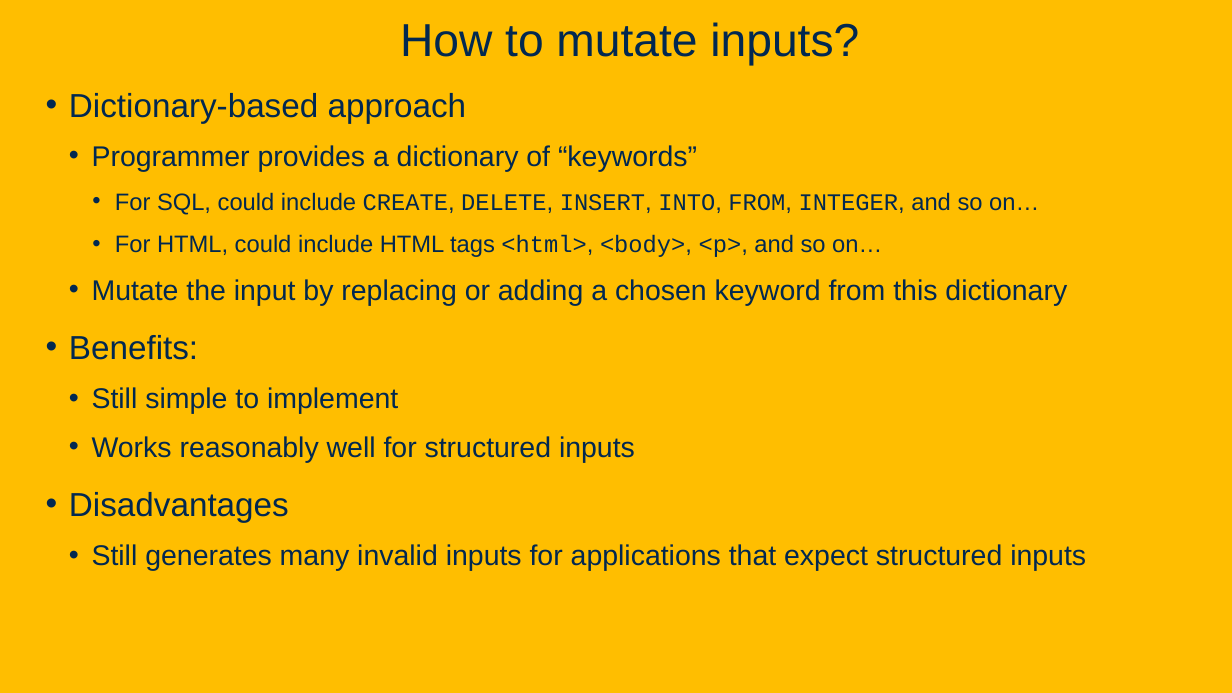
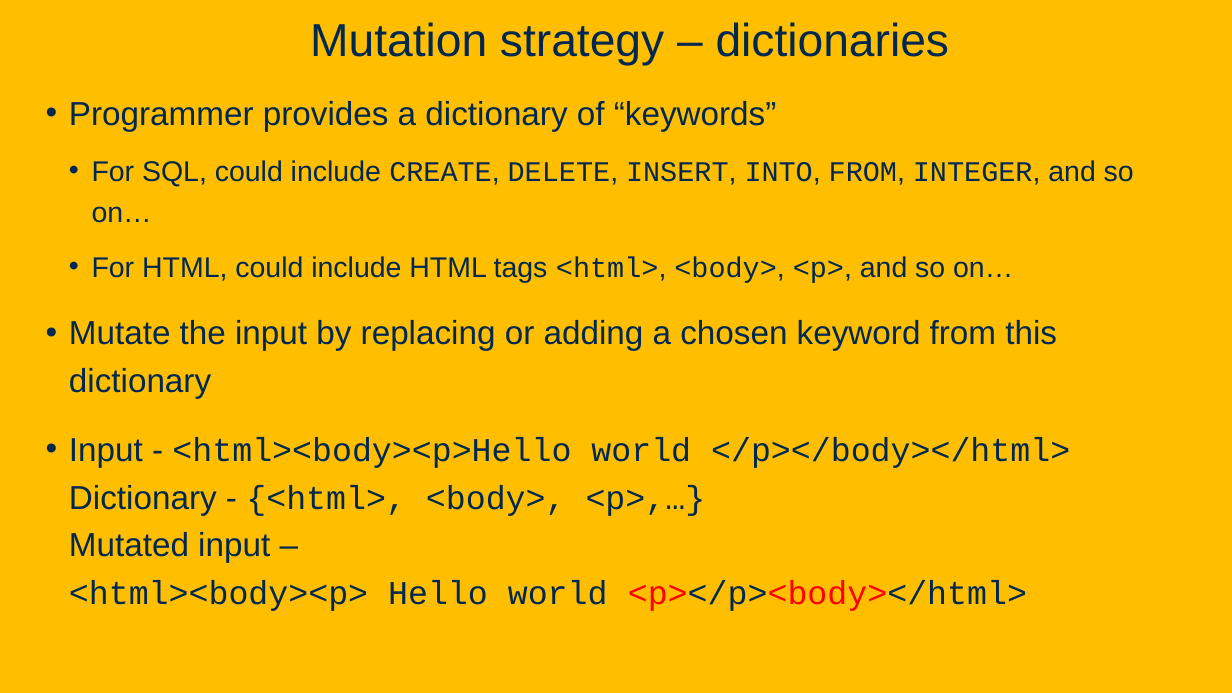
Before and after one commit to davsec-teaching/ECS160-Winter2025, a slide deck: slide 18 of slides/10_fuzzing.pptx (slide 10 before the commit). Drawn at 1232x693 pixels with LibreOffice and Linux fonts; fonts in the diff are those of the drawing; background and template pictures are left out. Boxes give left, top, right and bottom in pixels: in the first picture for what was removed or moved away, otherwise in the second. Text is boxed around its words. In the diff, an @@ line names an element or a change of style, - is before the commit and + after.

```diff
--- a/slides/10_fuzzing.pptx
+++ b/slides/10_fuzzing.pptx
@@ title at (310, 22, 950, 66): text changed @@
-How to mutate inputs?
+Mutation strategy – dictionaries
@@ text at (69, 93, 467, 123): paragraph removed @@
-• Dictionary-based approach
@@ text at (69, 101, 1134, 399): size 22.2 to 25.9 pt in "Programmer provides a dictionary of “keywords”", "Mutate the input by replacing or adding ..."; size 18.5 to 22.2 pt in "For SQL, could include CREATE, DELETE, INSERT, ...", "For HTML, could include HTML tags <html>, ..."; list level 2 to 1 in "Programmer provides a dictionary of ..."; line spacing 1 to 1.2; list level 3 to 2 in "For SQL, could include CREATE, ..."; list level 3 to 2 in "For HTML, could include HTML ..."; list level 2 to 1 in "Mutate the input by replacing ..." @@
@@ text at (69, 437, 1070, 611): text changed; size 22.2 to 25.9 pt; font Arial to Courier New @@
-• Benefits:
-  • Still simple to implement
-  • Works reasonably well for structured inputs
-• Disadvantages
-  • Still generates many invalid inputs for applications that expect structured inputs
+• Input - <html><body><p>Hello world </p></body></html>
+  Dictionary - {<html>, <body>, <p>,…}
+  Mutated input –
+  <html><body><p> Hello world <p></p><body></html>
```
Also in this commit, not shown: 13 other slides changed, 24 slides added, 3 slides removed.
